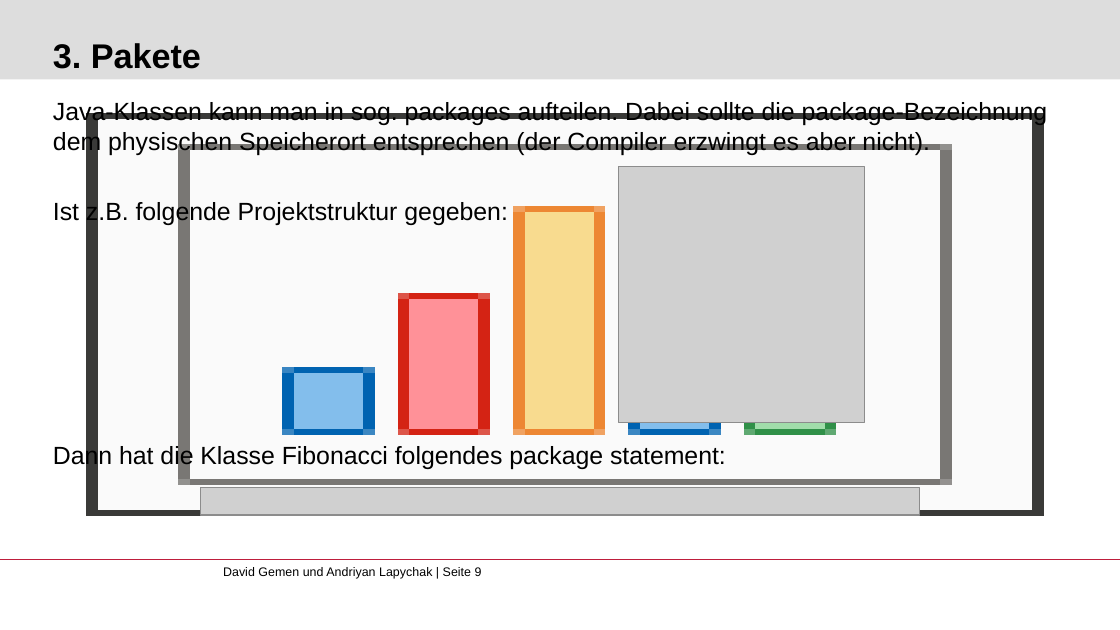
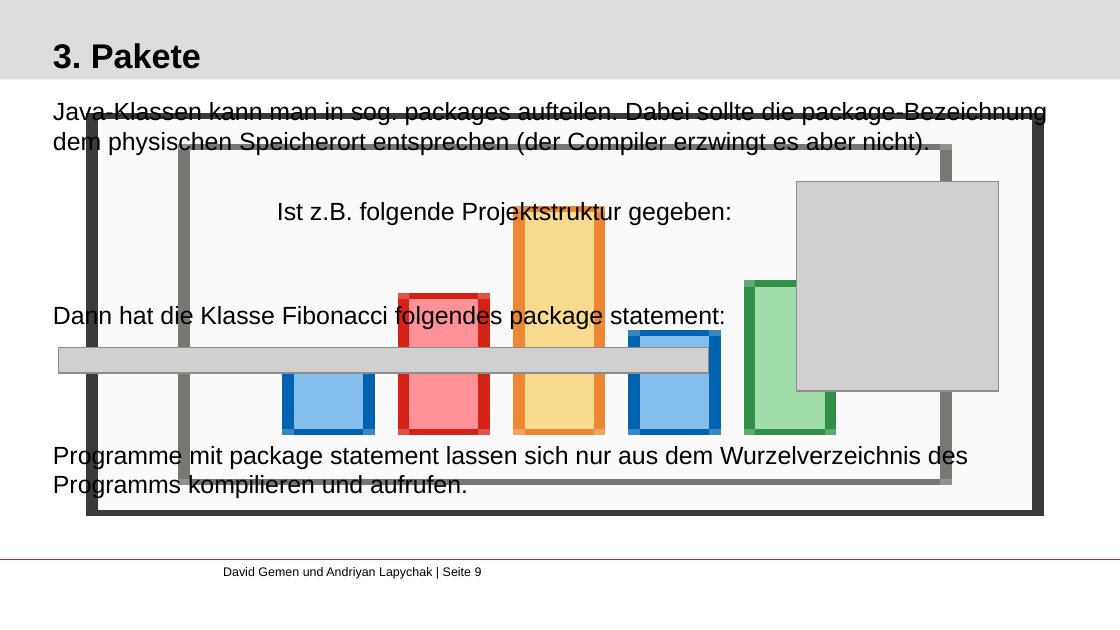
Before and after one commit to gemdav/Programmieren-1-Tutorium, a slide deck: slide 9 of slides/04_functions_classes_packages.pptx. Drawn at 1120x630 pixels with LibreOffice and Linux fonts; fonts in the diff are those of the drawing; grey boxes stand for pictures; background and template pictures are left out. Boxes give left, top, right and bottom in pixels: in the first picture for what was removed or moved away, otherwise in the second. Text is boxed around its words. In the diff, an @@ line names an element or a change of style, - is before the commit and + after.

```diff
--- a/slides/04_functions_classes_packages.pptx
+++ b/slides/04_functions_classes_packages.pptx
@@ text at (277, 200, 732, 226): indent changed @@
@@ picture: place and size @@
-picture at (618, 167, 864, 422)
+picture at (797, 181, 999, 391)
@@ picture: place and size @@
-picture at (200, 487, 918, 515)
+picture at (59, 348, 709, 373)
@@ text at (53, 444, 968, 499): paragraph added @@
+Programme mit package statement lassen sich nur aus dem Wurzelverzeichnis des Programms kompilieren und aufrufen.
```
Also in this commit, not shown: 3 other slides changed, 8 other files.
